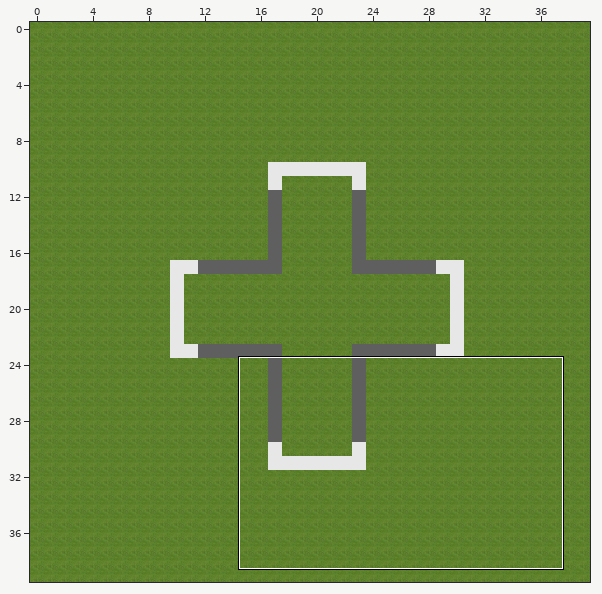
A Tiled map gets an edit: android/assets/map/t.tmx. The first picture is a wide view before the edit; the outline marks the close-up.
Close-up. First the earlier version:
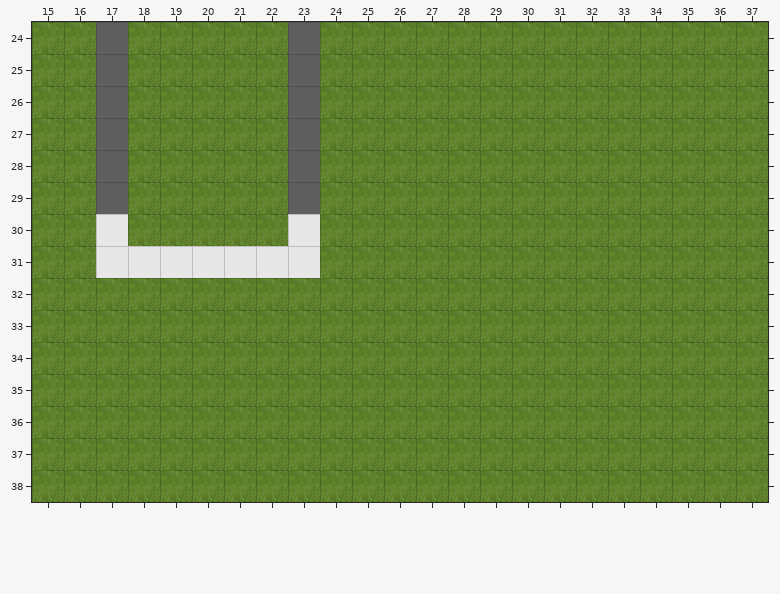
Cells are 64x64 px. Shown: x 15..37, y 24..38.
The same view after the edit:
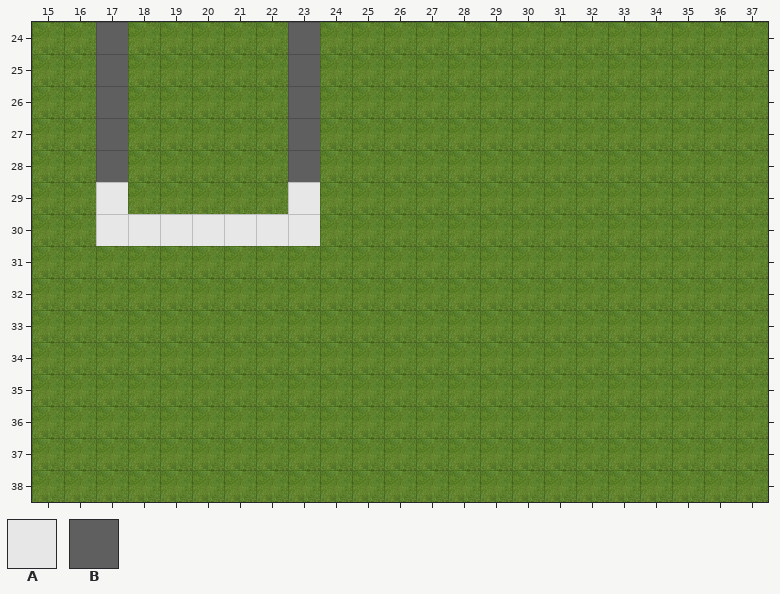
Key: from "stadium-wall-goal": A 0, B 1.
_ is an empty cell.
The edit:
Layer "wall":
Tile B gives way to tile A in row 29 at x 17 and 23.
The edit adds tile A in row 30 at x 18 to 22.
Tile A is gone in row 31 at x 17 to 23.
Boxes around the changes in both close-ups, in picture pixels (x1, y1, x2, y2):
changed: (96, 182, 320, 278)
